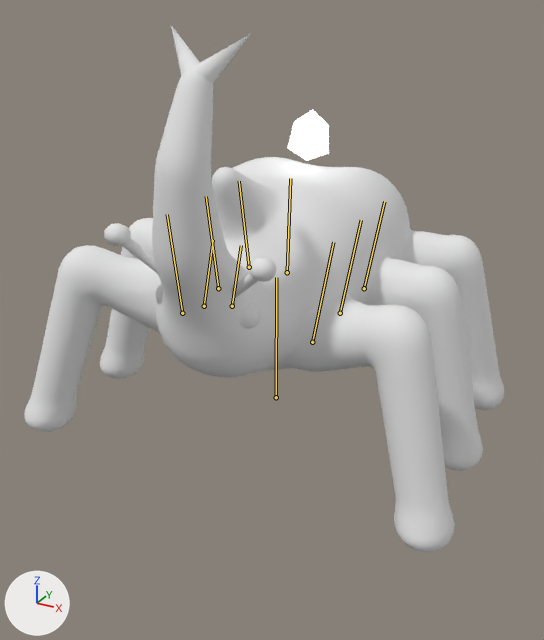
Two versions of the FBX model Assets/_Game/Resources/Art/Enemies/elite_rhino_beetle/elite_rhino_beetle.fbx, one commit apart.
One viewpoint serves both versions: a camera (50 mm lens) standing at (0.748, -1.382, 1.003) and looking at (0.014, -0.047, 0.336). The lights are fixed; the arrows at lower left show +X, +Y and +Z. The older version comes first. Both versions are drawn at frame 21 of the action 'Rig|Victory'; the numbers are the values there. The bones that bend it are drawn over the model as lines.

The first picture shows 'Body'.
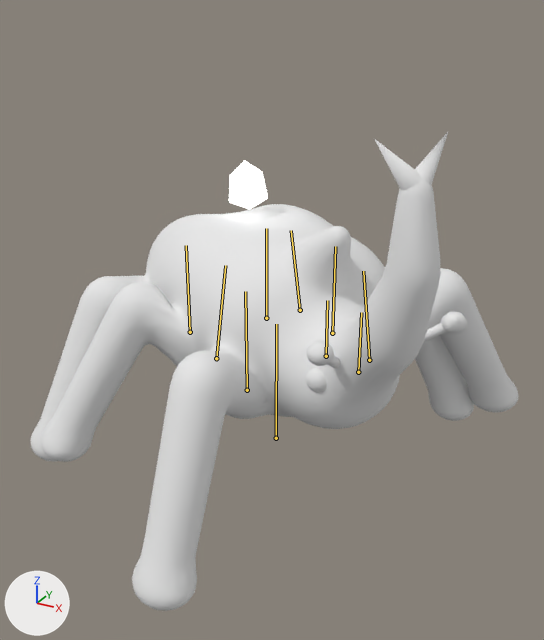
Patch to the scene script:
```diff
--- a/Assets/_Game/Resources/Art/Enemies/elite_rhino_beetle/elite_rhino_beetle.fbx.py
+++ b/Assets/_Game/Resources/Art/Enemies/elite_rhino_beetle/elite_rhino_beetle.fbx.py
@@ bone_root @@
 bone_root = bpy.data.objects['Rig'].pose.bones['root']
-bone_root.location = (0.0, 0.113, 0.0)
-bone_root.rotation_quaternion = (1.0, 0.0, 0.0, 0.0)  # degrees (0, 0, 0)
+bone_root.location = (0.0, 0.0, 0.0)
+bone_root.rotation_quaternion = (0.884, 0.0, 0.467, 0.0)  # degrees (0, 56, 0)
@@ bone_body @@
 bone_body = bpy.data.objects['Rig'].pose.bones['body']  # child of 'root'
-bone_body.rotation_quaternion = (0.999, 0.001, 0.034, -0.015)  # degrees (0, 4, -2)
+bone_body.rotation_quaternion = (1.0, 0.0, 0.0, 0.0)  # degrees (0, 0, 0)
@@ bone_head @@
 bone_head = bpy.data.objects['Rig'].pose.bones['head']  # child of 'body'
-bone_head.rotation_quaternion = (0.994, -0.103, 0.003, -0.024)  # degrees (-12, 0, -3)
+bone_head.rotation_quaternion = (1.0, 0.0, 0.0, 0.0)  # degrees (0, 0, 0)
@@ bone_leg1_r @@
 bone_leg1_r = bpy.data.objects['Rig'].pose.bones['leg1.R']  # child of 'body'
-bone_leg1_r.rotation_quaternion = (0.997, 0.0, 0.0, 0.071)  # degrees (0, 0, 8)
+bone_leg1_r.rotation_quaternion = (0.987, 0.0, 0.158, 0.0)  # degrees (0, 18, 0)
@@ bone_leg2_r @@
 bone_leg2_r = bpy.data.objects['Rig'].pose.bones['leg2.R']  # child of 'body'
-bone_leg2_r.rotation_quaternion = (0.997, 0.0, 0.0, 0.071)  # degrees (0, 0, 8)
+bone_leg2_r.rotation_quaternion = (0.985, -0.01, -0.158, -0.064)  # degrees (0, -18, -7)
@@ bone_leg3_r @@
 bone_leg3_r = bpy.data.objects['Rig'].pose.bones['leg3.R']  # child of 'body'
-bone_leg3_r.rotation_quaternion = (0.997, 0.0, 0.0, 0.071)  # degrees (0, 0, 8)
+bone_leg3_r.rotation_quaternion = (0.987, 0.0, 0.158, 0.0)  # degrees (0, 18, 0)
@@ bone_leg1_l @@
 bone_leg1_l = bpy.data.objects['Rig'].pose.bones['leg1.L']  # child of 'body'
-bone_leg1_l.rotation_quaternion = (0.997, 0.0, 0.0, -0.071)  # degrees (0, 0, -8)
+bone_leg1_l.rotation_quaternion = (0.985, -0.01, 0.158, 0.064)  # degrees (0, 18, 7)
@@ bone_leg2_l @@
 bone_leg2_l = bpy.data.objects['Rig'].pose.bones['leg2.L']  # child of 'body'
-bone_leg2_l.rotation_quaternion = (0.997, 0.0, 0.0, -0.071)  # degrees (0, 0, -8)
+bone_leg2_l.rotation_quaternion = (0.987, 0.0, -0.158, 0.0)  # degrees (0, -18, 0)
@@ bone_leg3_l @@
 bone_leg3_l = bpy.data.objects['Rig'].pose.bones['leg3.L']  # child of 'body'
-bone_leg3_l.rotation_quaternion = (0.997, 0.0, 0.0, -0.071)  # degrees (0, 0, -8)
+bone_leg3_l.rotation_quaternion = (0.985, -0.01, 0.158, 0.064)  # degrees (0, 18, 7)
```

Boxes (x1, y1, x2, y2) around the edits, measured in the pictures (544 x 640 px):
'Body', posed (9% shorter)
    before: (24, 25, 504, 552)
    after: (31, 132, 518, 611)
bone 'root', root to tip
    before: (276, 397) to (276, 277)
    after: (276, 438) to (276, 324)
bone 'body', root to tip
    before: (287, 272) to (290, 178)
    after: (266, 318) to (266, 228)
bone 'head', root to tip
    before: (232, 306) to (241, 245)
    after: (326, 356) to (327, 300)
bone 'leg1.R', root to tip
    before: (182, 313) to (167, 214)
    after: (247, 390) to (245, 291)
bone 'leg2.R', root to tip
    before: (218, 288) to (206, 196)
    after: (216, 358) to (225, 265)
bone 'leg3.R', root to tip
    before: (249, 267) to (239, 181)
    after: (190, 332) to (186, 245)
bone 'leg1.L', root to tip
    before: (312, 342) to (333, 242)
    after: (369, 360) to (363, 271)
bone 'leg2.L', root to tip
    before: (340, 313) to (361, 220)
    after: (332, 333) to (335, 246)
bone 'leg3.L', root to tip
    before: (364, 288) to (384, 201)
    after: (300, 310) to (291, 230)
